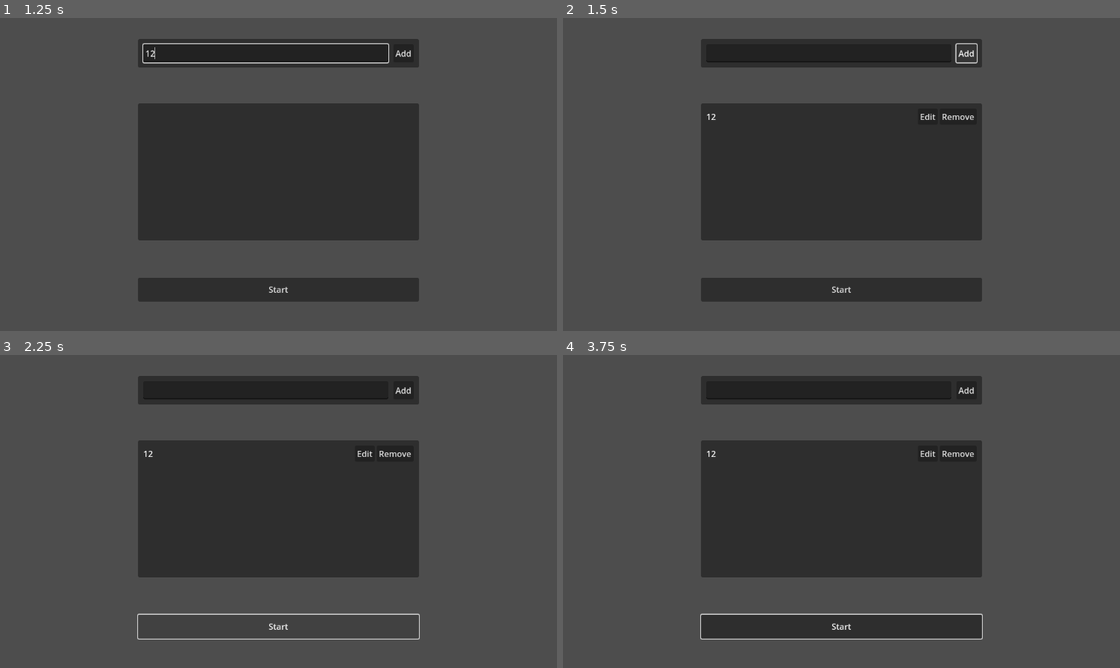
Above: before the commit, frames 1-4 (two rows, left to right).
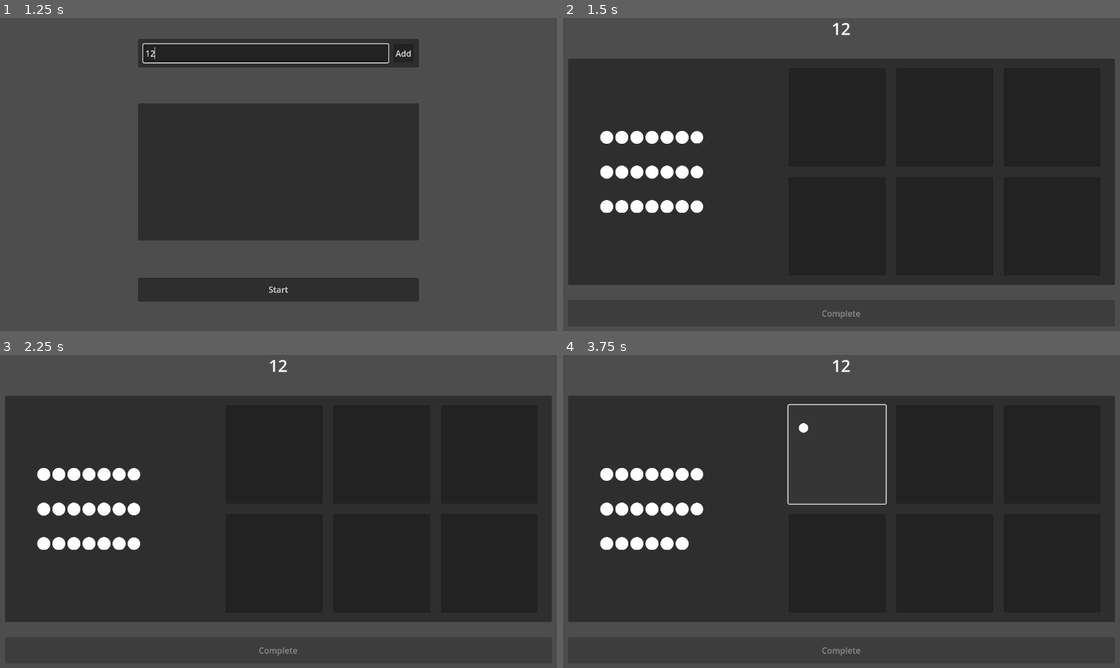
Above: after the commit, the same moments.

Repository: trflorian/mega-dice
Game: Godot game, scene res://DiceOverview/dice_overview.tscn
Two runs of this game, one before a commit and one after it. Both use one fixed random seed, a clock stepped at 60 frames per second and the inputs below.
Inputs (mouse positions are in pixels of both pictures, inside the frame that each line leads up to):
- Up to frame 1 (1.25 s): click (267, 52) at 0.52 s; type "12" at 0.6 s
- Up to frame 2 (1.5 s): click "Add" at 1.25 s
- Up to frame 3 (2.25 s): click (278, 627) at 2 s, where only the run before the commit has a clickable "Start"
- Up to frame 4 (3.75 s): click (841, 627) at 2.75 s, where only the run before the commit has a clickable "Start"; click (835, 455) at 3.52 s

Frame 1 is identical in both runs. In frame 2, 52% of the frame differs, in the area x 0-100%, y 1-96%; in frame 3, 50%; in frame 4, 50%.

Commit message:
save and load dices

Diff:
--- a/DiceOverview/dice_container.gd
+++ b/DiceOverview/dice_container.gd
@@ -7,7 +7,11 @@
 
 @onready var dice_container_parent: Control = %Dices
 
+var save_path = "user://dices.save"
+
 func _ready() -> void:
+	if Dice.dices.is_empty():
+		_load_dices()
 	_update_dices()
 
 func add_dice(name: String):
@@ -17,6 +21,8 @@
 
 	Dice.dices.append(dice_config)
 	_update_dices()
+
+	edit_dice(dice_config)
 
 func remove_dice(dice_config: DiceConfig):
 	Dice.dices.remove_at(Dice.dices.find(dice_config))
@@ -37,3 +43,25 @@
 		dice_inst.set_config(dice)
 		dice_inst.on_remove.connect(remove_dice.bind(dice))
 		dice_inst.on_edit.connect(edit_dice.bind(dice))
+	_save_dices()
+
+func _save_dices():
+	var file = FileAccess.open(save_path, FileAccess.WRITE)
+	var dices_dict = {}
+	for dice in Dice.dices as Array[DiceConfig]:
+		dices_dict[dice.dice_name] = dice.dice_dots
+	file.store_string(JSON.stringify(dices_dict))
+	print("saved")
+
+func _load_dices():
+	if FileAccess.file_exists(save_path):
+		print("save file found")
+		var file = FileAccess.open(save_path, FileAccess.READ)
+		var dices_dict = JSON.parse_string(file.get_as_text()) as Dictionary
+		for dice_name in dices_dict.keys():
+			var dice_cfg = DiceConfig.new()
+			dice_cfg.dice_name = dice_name
+			dice_cfg.dice_dots = dices_dict[dice_name] as Array[int]
+			Dice.dices.append(dice_cfg)
+	else:
+		print("no save file not found")
